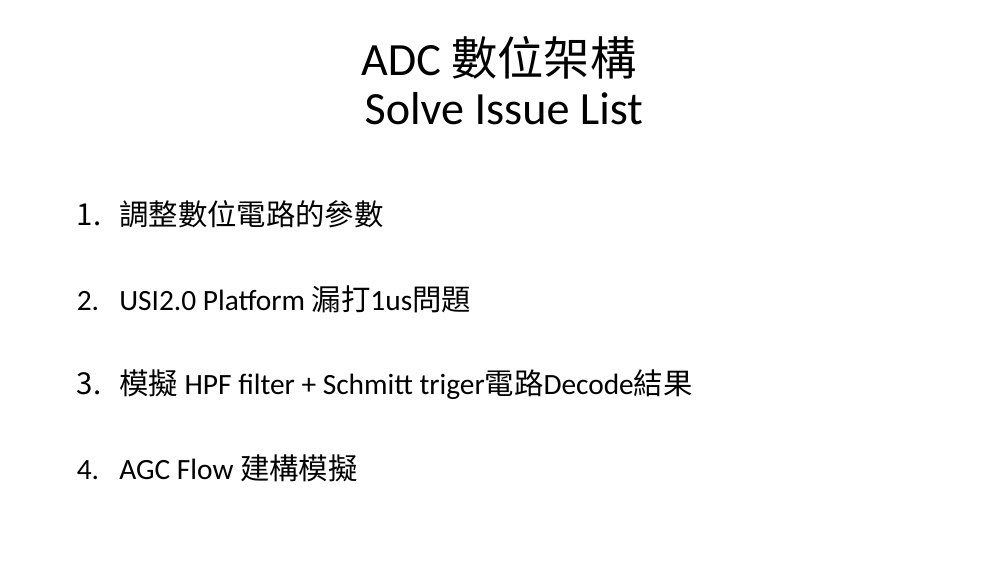
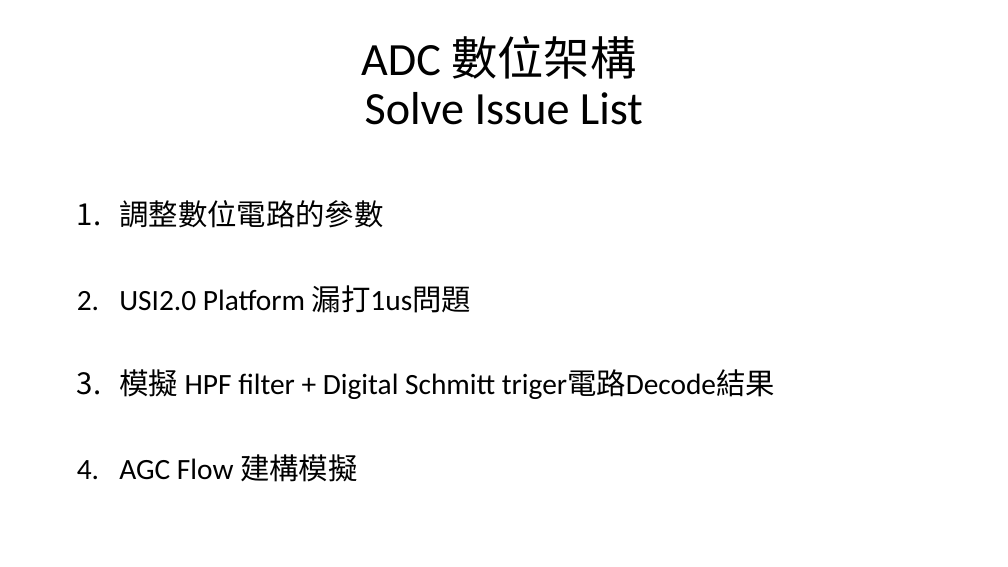
Before and after one commit to a0910281835/Summrary_PDF, a slide deck: slide 5 of Project_Summary_pdf/Project_Summary.pptx. Drawn at 1008x567 pixels with LibreOffice and Linux fonts; fonts in the diff are those of the drawing. Boxes give left, top, right and bottom in pixels: in the first picture for what was removed or moved away, otherwise in the second. Text is boxed around its words. In the diff, an @@ line names an element or a change of style, - is before the commit and + after.

```diff
--- a/Project_Summary_pdf/Project_Summary.pptx
+++ b/Project_Summary_pdf/Project_Summary.pptx
@@ text at (119, 369, 775, 399): text changed @@
-3. 模擬 HPF filter + Schmitt triger電路Decode結果
+3. 模擬 HPF filter + Digital Schmitt triger電路Decode結果
```
Also in this commit, not shown: 4 other slides changed, 2 slides added.
